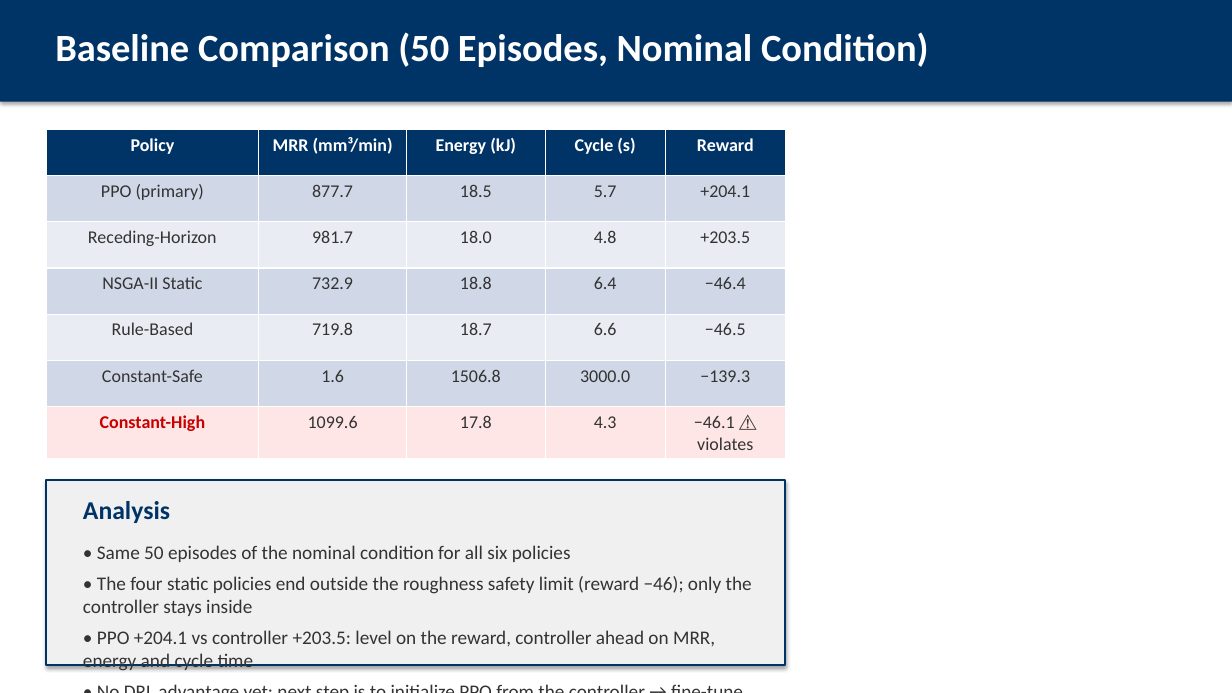
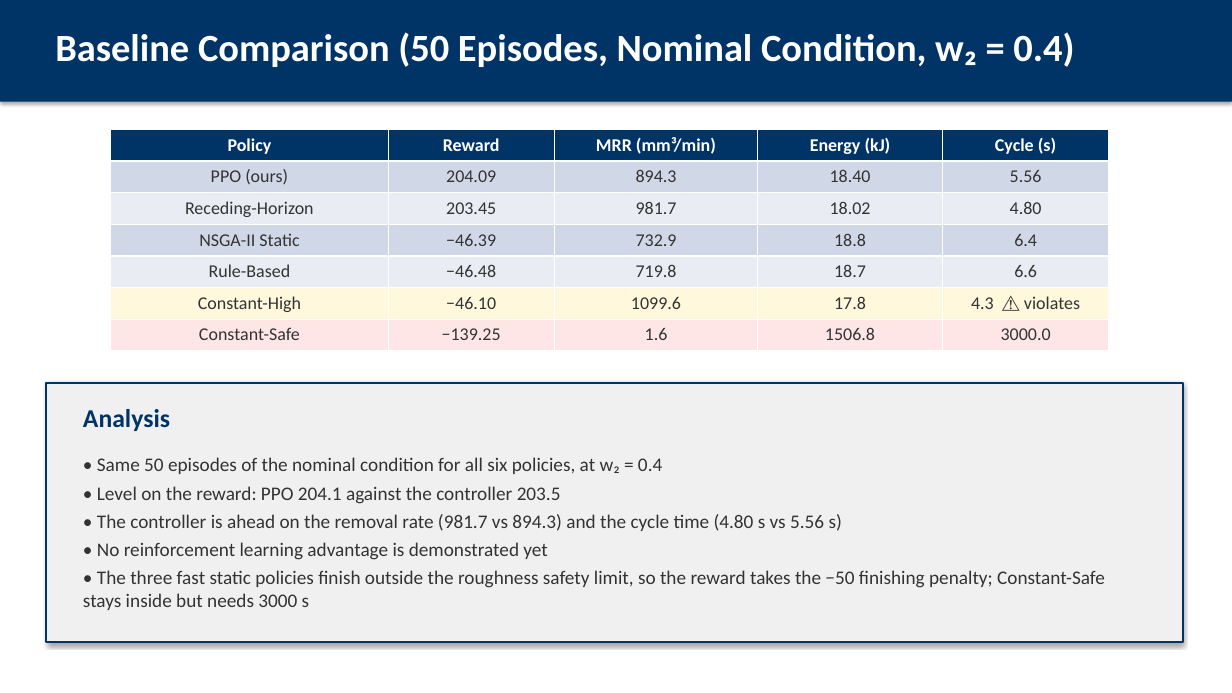
Before and after one commit to AbhinandIITM/AI-in-Mfg, a slide deck: slide 11 of report/presentation.pptx (slide 10 before the commit). Drawn at 1232x693 pixels with LibreOffice and Linux fonts; fonts in the diff are those of the drawing. Boxes give left, top, right and bottom in pixels: in the first picture for what was removed or moved away, otherwise in the second. Text is boxed around its words. In the diff, an @@ line names an element or a change of style, - is before the commit and + after.

```diff
--- a/report/presentation.pptx
+++ b/report/presentation.pptx
@@ text at bbox=[55, 32, 1074, 67]: text changed @@
-Baseline Comparison (50 Episodes, Nominal Condition)
+Baseline Comparison (50 Episodes, Nominal Condition, w₂ = 0.4)
@@ table at bbox=[111, 129, 1109, 351] @@
-row 1: Policy | MRR (mm³/min) | Energy (kJ) | Cycle (s) | Reward
+row 1: Policy | Reward | MRR (mm³/min) | Energy (kJ) | Cycle (s)
-row 2: PPO (primary) | 877.7 | 18.5 | 5.7 | +204.1
+row 2: PPO (ours) | 204.09 | 894.3 | 18.40 | 5.56
-row 3: Receding-Horizon | 981.7 | 18.0 | 4.8 | +203.5
+row 3: Receding-Horizon | 203.45 | 981.7 | 18.02 | 4.80
-row 4: NSGA-II Static | 732.9 | 18.8 | 6.4 | −46.4
+row 4: NSGA-II Static | −46.39 | 732.9 | 18.8 | 6.4
-row 5: Rule-Based | 719.8 | 18.7 | 6.6 | −46.5
+row 5: Rule-Based | −46.48 | 719.8 | 18.7 | 6.6
-row 6: Constant-Safe | 1.6 | 1506.8 | 3000.0 | −139.3
+row 6: Constant-High | −46.10 | 1099.6 | 17.8 | 4.3 ⚠ violates
-row 7: Constant-High | 1099.6 | 17.8 | 4.3 | −46.1 ⚠ violates
+row 7: Constant-Safe | −139.25 | 1.6 | 1506.8 | 3000.0
@@ fill #D0D8E8 to #FFF8DC in row 6 @@
@@ table: place and size @@
-table at bbox=[46, 129, 786, 454]
+table at bbox=[111, 129, 1109, 351]
@@ rectangle: place and size @@
-rectangle at bbox=[46, 481, 786, 665]
+rectangle at bbox=[46, 384, 1183, 642]
@@ text "Analysis": place and size @@
-text "Analysis" at bbox=[83, 501, 170, 523]
+text "Analysis" at bbox=[83, 409, 170, 431]
@@ text at bbox=[83, 457, 1105, 610]: text changed @@
-• Same 50 episodes of the nominal condition for all six policies
-• The four static policies end outside the roughness safety limit (reward −46); only the controller stays inside
-• PPO +204.1 vs controller +203.5: level on the reward, controller ahead on MRR, energy and cycle time
-• No DRL advantage yet: next step is to initialize PPO from the controller → fine-tune
+• Same 50 episodes of the nominal condition for all six policies, at w₂ = 0.4
+• Level on the reward: PPO 204.1 against the controller 203.5
+• The controller is ahead on the removal rate (981.7 vs 894.3) and the cycle time (4.80 s vs 5.56 s)
+• No reinforcement learning advantage is demonstrated yet
+• The three fast static policies finish outside the roughness safety limit, so the reward takes the −50 finishing penalty; Constant-Safe stays inside but needs 3000 s
```
Also in this commit, not shown: 9 other slides changed, 4 slides added, 3 slides removed, 50 other files.
